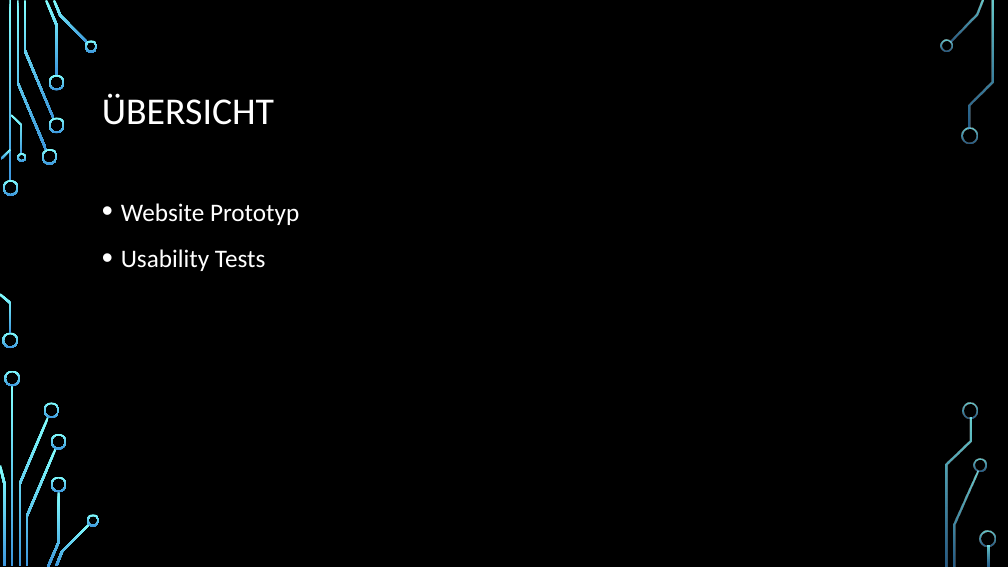
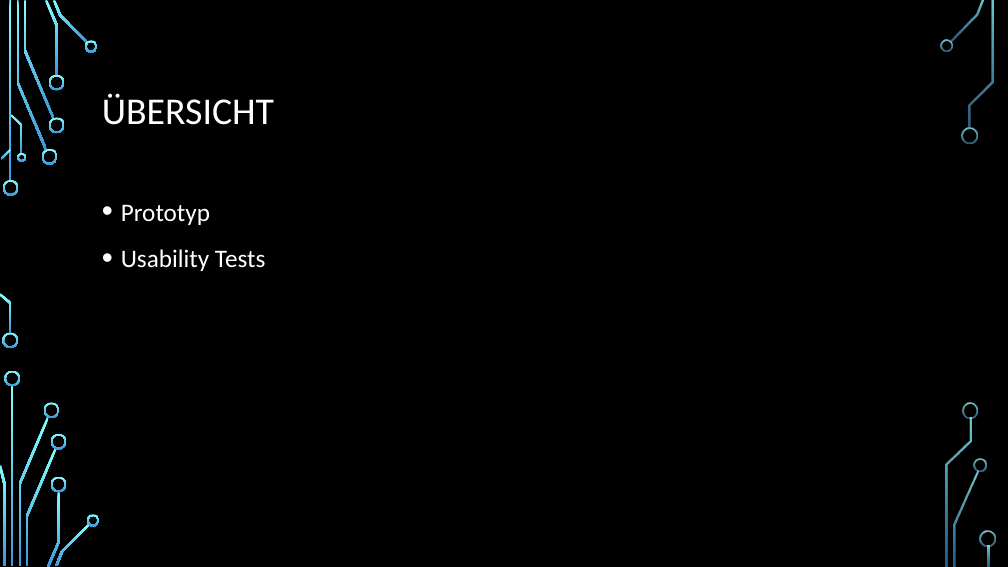
Before and after one commit to fabiankock/SiAI, a slide deck: slide 2 of Präsentation_prototyp/Präsentation_prototyp_siai.pptx. Drawn at 1008x567 pixels with LibreOffice and Linux fonts; fonts in the diff are those of the drawing; background and template pictures are left out. Boxes give left, top, right and bottom in pixels: in the first picture for what was removed or moved away, otherwise in the second. Text is boxed around its words. In the diff, an @@ line names an element or a change of style, - is before the commit and + after.

```diff
--- a/Präsentation_prototyp/Präsentation_prototyp_siai.pptx
+++ b/Präsentation_prototyp/Präsentation_prototyp_siai.pptx
@@ text at box(121, 204, 210, 225): text changed @@
-• Website Prototyp
+• Prototyp
```
Also in this commit, not shown: 1 other slide changed, 5 other files.
